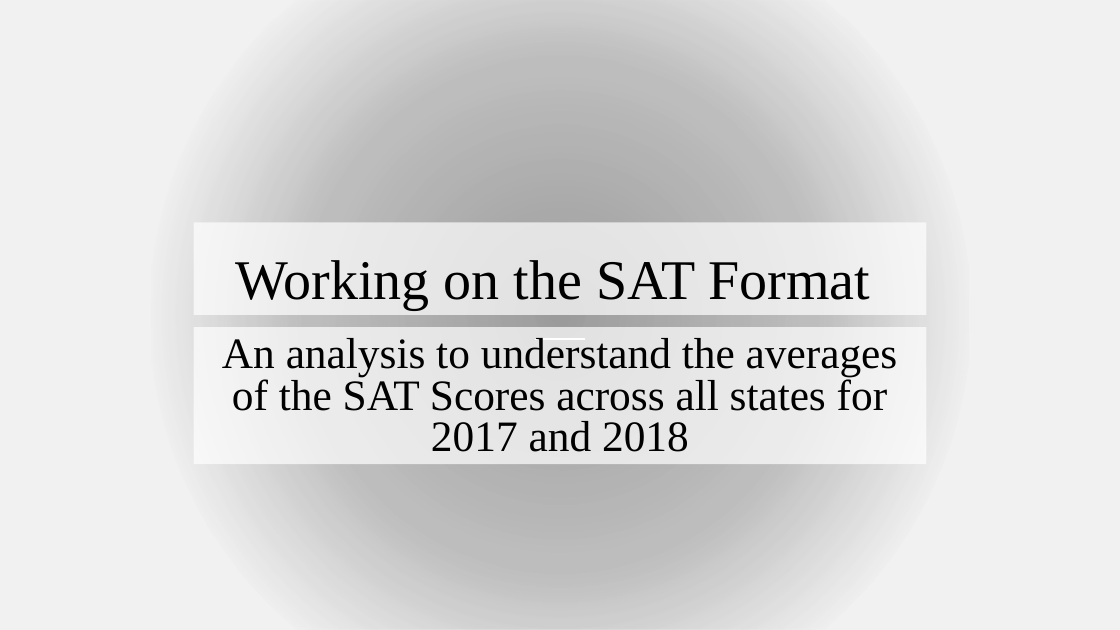
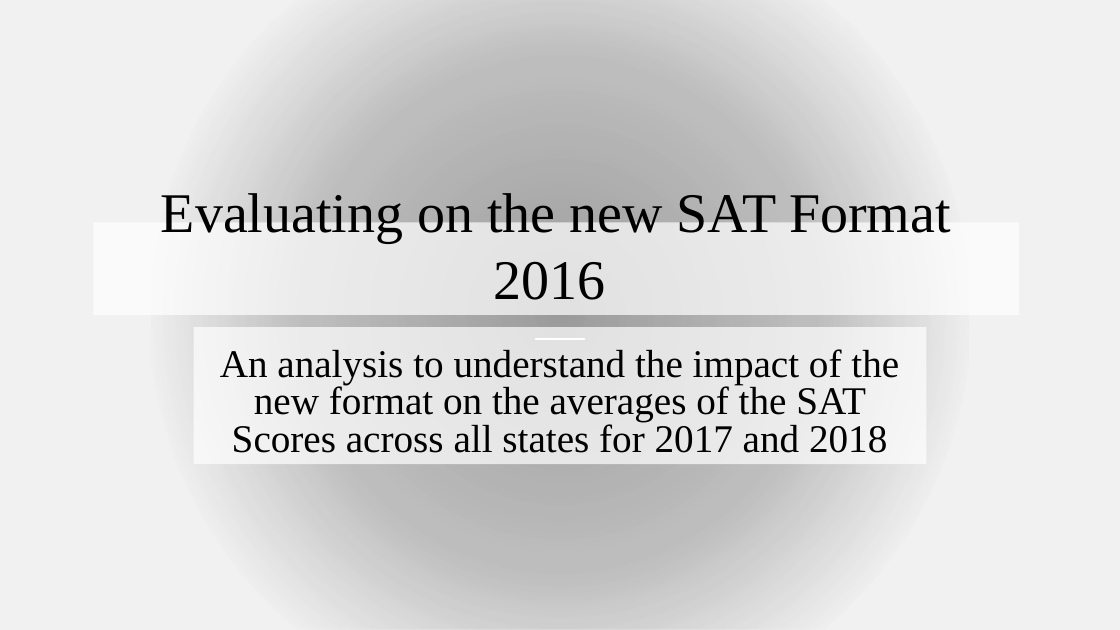
Before and after one commit to casper-wjs/General-assembly-projects, a slide deck: slide 1 of project_1/Project 1 Presentation.pptx. Drawn at 1120x630 pixels with LibreOffice and Linux fonts; fonts in the diff are those of the drawing; background and template pictures are left out. Boxes give left, top, right and bottom in pixels: in the first picture for what was removed or moved away, otherwise in the second. Text is boxed around its words. In the diff, an @@ line names an element or a change of style, - is before the commit and + after.

Commit message:
minor updates to PPT

```diff
--- a/project_1/Project 1 Presentation.pptx
+++ b/project_1/Project 1 Presentation.pptx
@@ title "Evaluating on the new SAT ...": place and size @@
-title "Evaluating on the new SAT ..." at box(193, 223, 926, 315)
+title "Evaluating on the new SAT ..." at box(93, 223, 1019, 315)
@@ title at box(161, 193, 951, 300): text changed @@
-Working on the SAT Format
+Evaluating on the new SAT Format 2016
@@ text in rectangle at box(220, 349, 899, 453): text changed; size 37.2 to 33.6 pt @@
-An analysis to understand the averages of the SAT Scores across all states for 2017 and 2018
+An analysis to understand the impact of the new format on the averages of the SAT Scores across all states for 2017 and 2018
```
Also in this commit, not shown: 1 other file.
